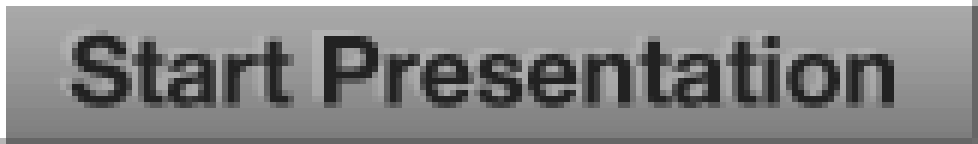
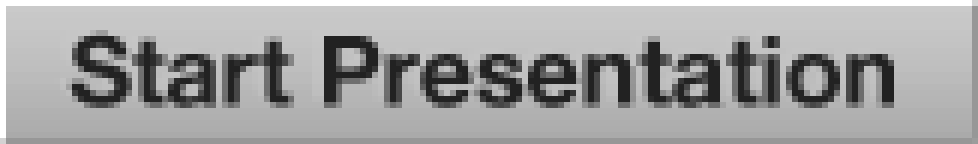
Before/after of a w=978, h=144 layered artwork. What changed in the layer stack:
painted on "Layer 2" over [0, 0, 978, 144]
